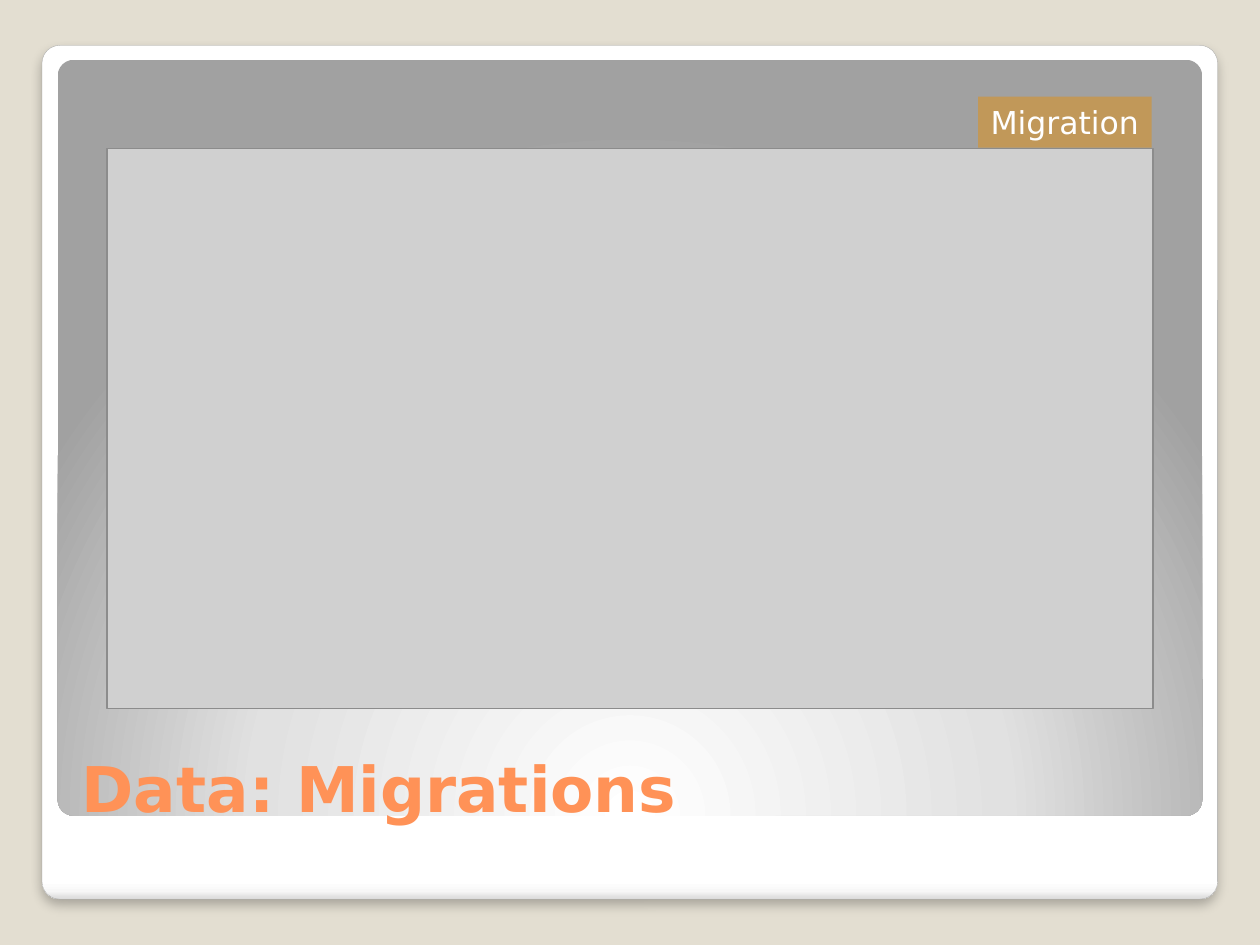
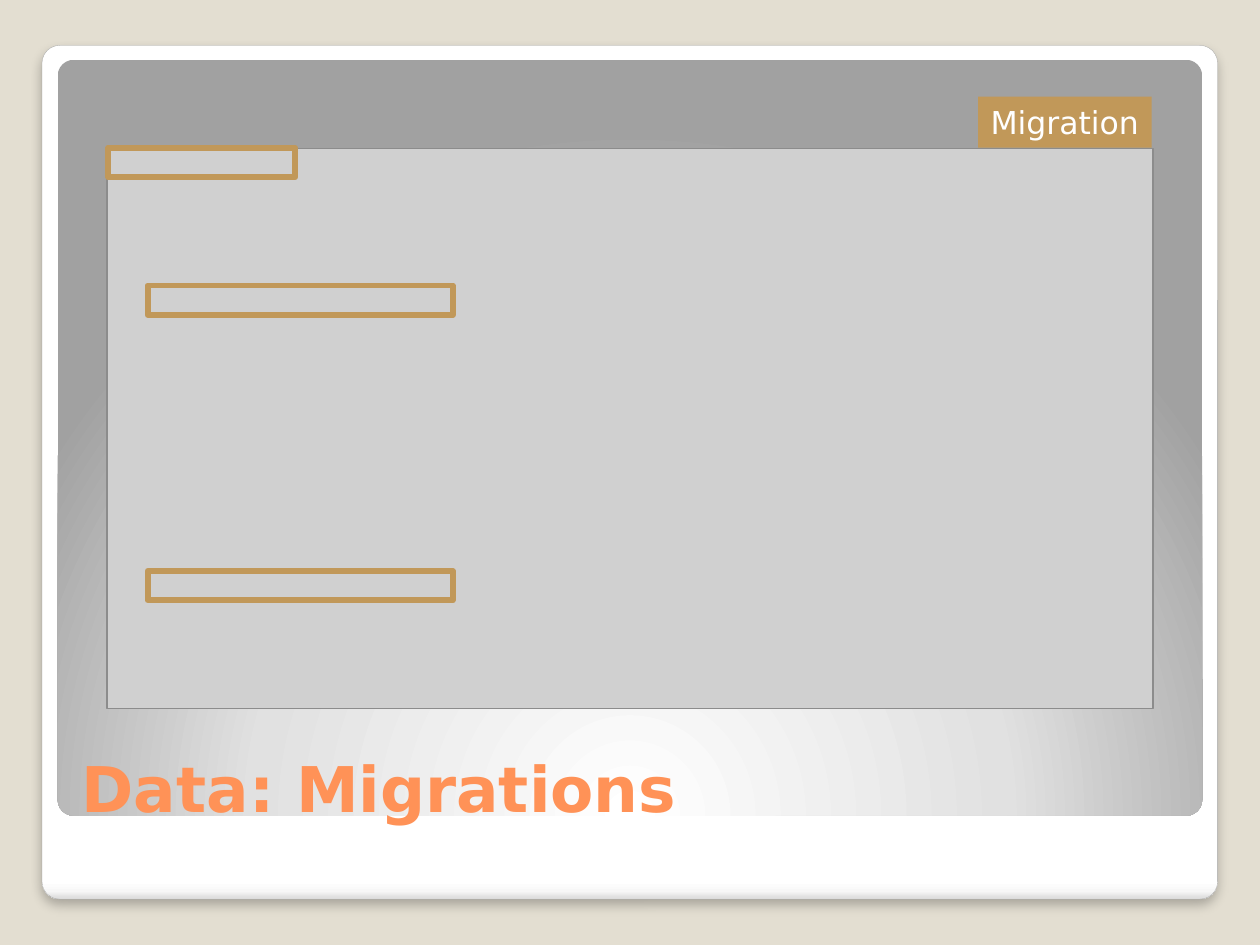
Before and after one commit to michelgrootjans/dkvlessonslearned, a slide deck: slide 22 of slides/Technical Session/Lessons learned.pptx. Drawn at 1260x945 pixels with LibreOffice and Linux fonts; fonts in the diff are those of the drawing; grey boxes stand for pictures. Boxes give left, top, right and bottom in pixels: in the first picture for what was removed or moved away, otherwise in the second. Text is boxed around its words. In the diff, an @@ line names an element or a change of style, - is before the commit and + after.

```diff
--- a/slides/Technical Session/Lessons learned.pptx
+++ b/slides/Technical Session/Lessons learned.pptx
@@ rectangle added at (x1=108, y1=147, x2=295, y2=176), outline #C19859 3.35 pt @@
@@ rectangle added at (x1=147, y1=286, x2=452, y2=315), outline #C19859 3.35 pt @@
@@ rectangle added at (x1=147, y1=571, x2=452, y2=600), outline #C19859 3.35 pt @@
```
Also in this commit, not shown: 2 other slides changed, 4 slides added.
